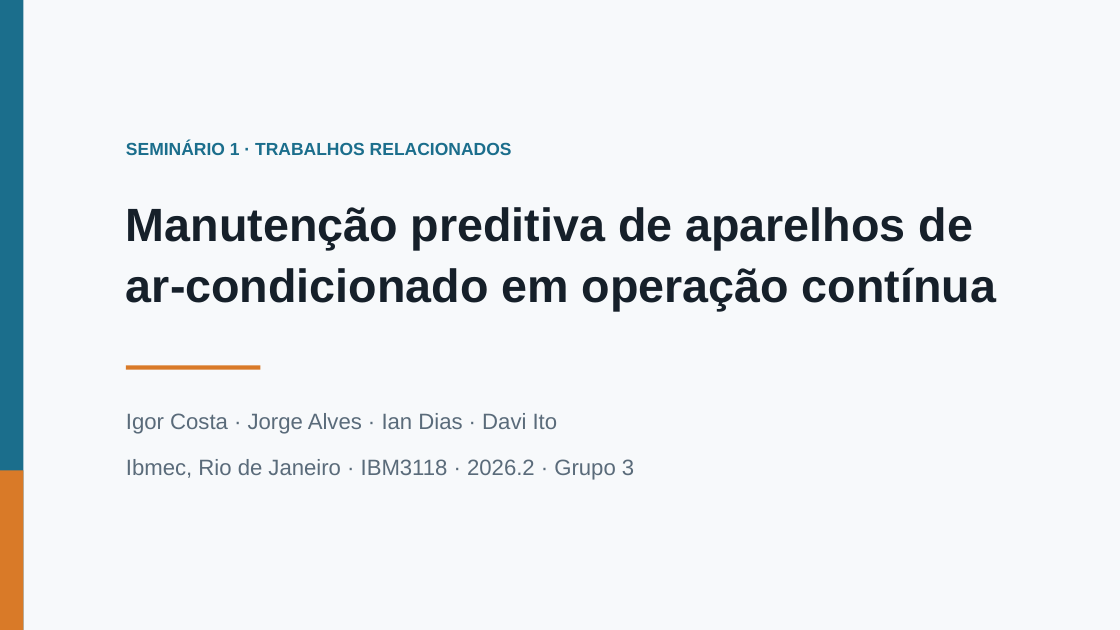
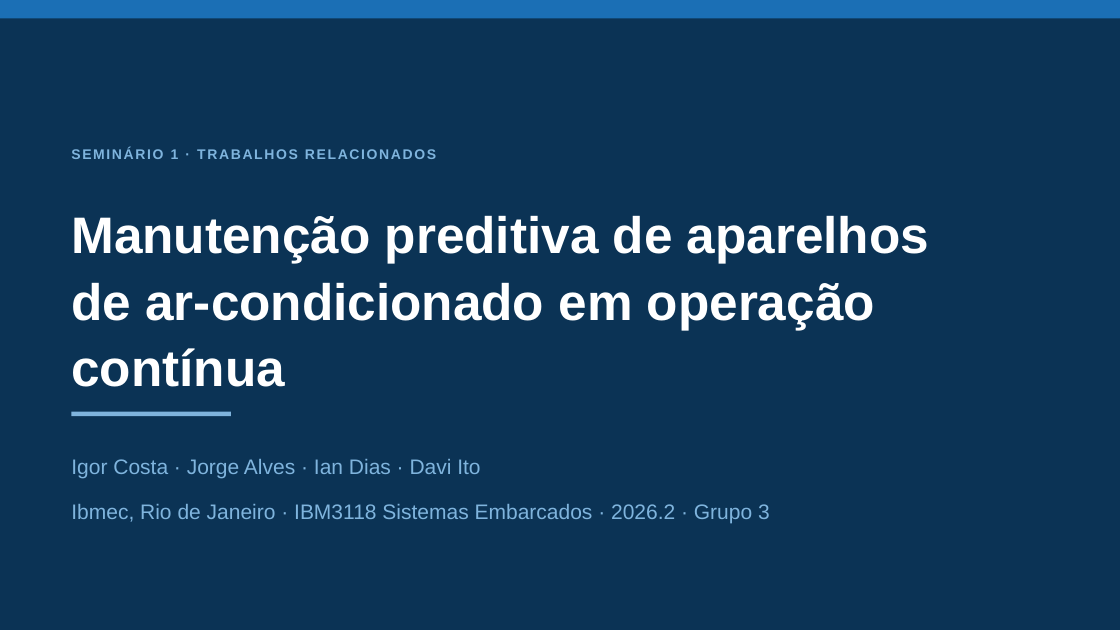
Before and after one commit to whirtex/embedded-system, a slide deck: slide 1 of predictive-maintenance/seminario-1-trabalhos-relacionados.pptx. Drawn at 1120x630 pixels with LibreOffice and Linux fonts; fonts in the diff are those of the drawing. Boxes give left, top, right and bottom in pixels: in the first picture for what was removed or moved away, otherwise in the second. Text is boxed around its words. In the diff, an @@ line names an element or a change of style, - is before the commit and + after.

Commit message:
docs: rebuild Seminário 1 deck in blue and white

```diff
--- a/predictive-maintenance/seminario-1-trabalhos-relacionados.pptx
+++ b/predictive-maintenance/seminario-1-trabalhos-relacionados.pptx
@@ rectangle at [0, 0, 1120, 630]: fill #F7F9FB to #0B3355 @@
@@ rectangle removed at [0, 0, 24, 630] @@
@@ rectangle added at [0, 0, 1120, 18], fill #1B6FB5 @@
@@ text "SEMINÁRIO 1 · TRABALHOS RELACIONADOS": place and size @@
-text "SEMINÁRIO 1 · TRABALHOS RELACIONADOS" at [126, 141, 512, 155]
+text "SEMINÁRIO 1 · TRABALHOS RELACIONADOS" at [71, 148, 436, 159]
@@ text "SEMINÁRIO 1 · TRABALHOS RELACIONADOS" at [71, 148, 436, 159]: size 15 to 12 pt, text colour #1B6E8C to #7FB4DD, letter spacing 0 to 1.4 pt @@
@@ text "Manutenção preditiva de aparelhos de ...": place and size @@
-text "Manutenção preditiva de aparelhos de ..." at [126, 207, 996, 312]
+text "Manutenção preditiva de aparelhos de ..." at [71, 215, 929, 387]
@@ text "Manutenção preditiva de aparelhos de ..." at [71, 215, 929, 387]: size 40 to 44 pt, text colour #16202A to #FFFFFF; line spacing 1.1 to 1.08 @@
@@ rectangle: place and size @@
-rectangle at [126, 365, 260, 370]
+rectangle at [71, 412, 231, 417]
@@ rectangle at [71, 412, 231, 417]: fill #D97A28 to #7FB4DD @@
@@ text "Igor Costa · Jorge Alves ...": place and size @@
-text "Igor Costa · Jorge Alves ..." at [126, 413, 634, 480]
+text "Igor Costa · Jorge Alves ..." at [71, 459, 770, 523]
@@ rectangle removed at [0, 471, 24, 630] @@
@@ text at [71, 459, 480, 479]: size 19 to 18 pt, text colour #5A6B7A to #7FB4DD in "Igor Costa · Jorge Alves · Ian ..."; line spacing 1.3 to 1.35 @@
@@ text at [71, 504, 770, 523]: text changed; size 19 to 18 pt; text colour #5A6B7A to #7FB4DD @@
-Ibmec, Rio de Janeiro · IBM3118 · 2026.2 · Grupo 3
+Ibmec, Rio de Janeiro · IBM3118 Sistemas Embarcados · 2026.2 · Grupo 3
```
Also in this commit, not shown: 7 other slides changed, 3 slides added, 3 slides removed, 1 other file.
